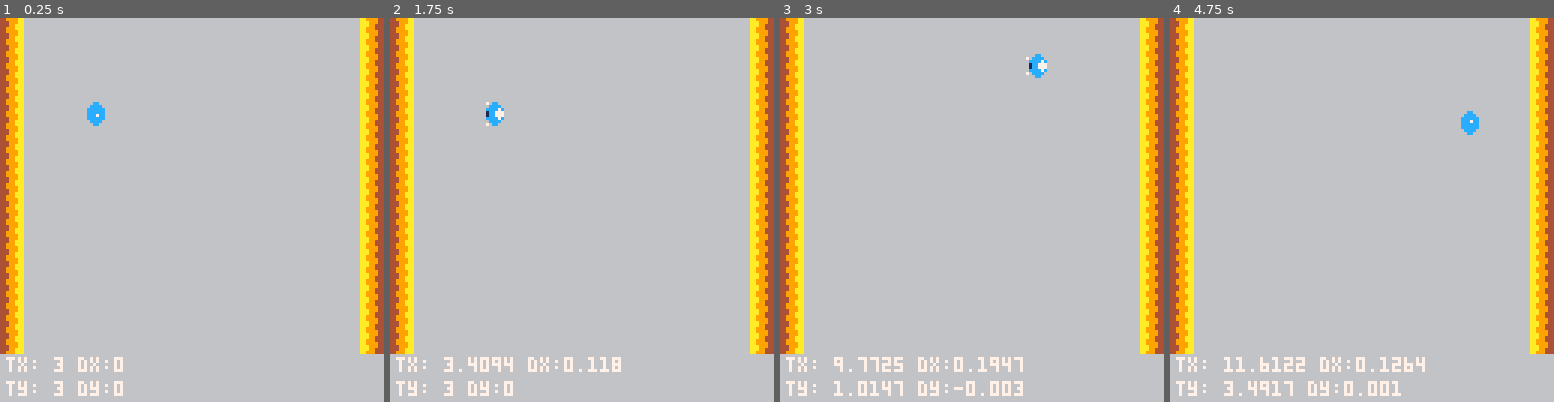
Above: before the commit, frames 1-4 (left to right).
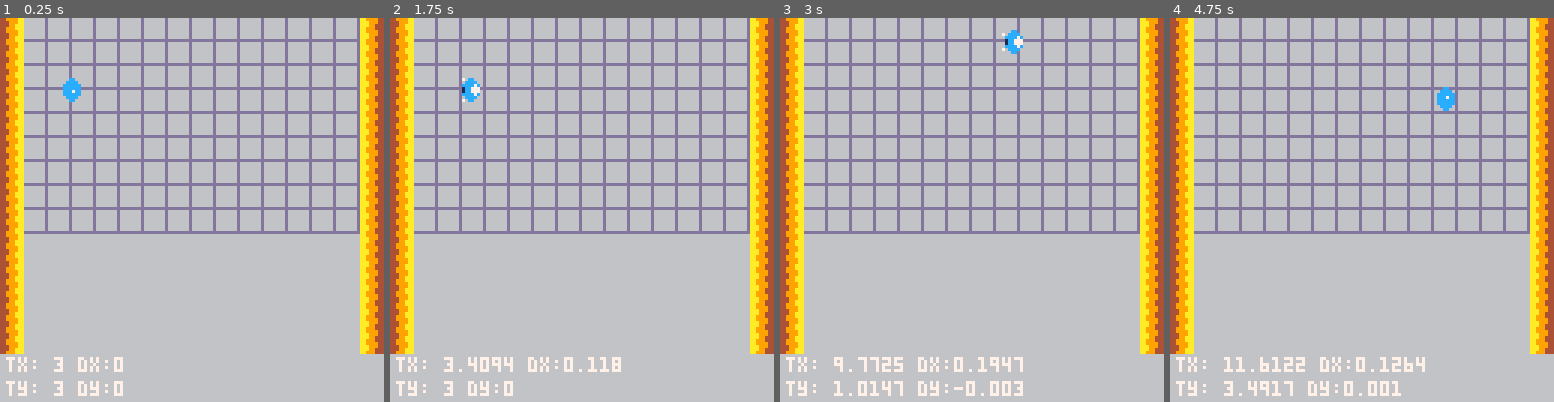
Above: after the commit, the same moments.

Repository: reorx/pico8_carts
Game: PICO-8 cartridge dodge.p8
The game is run twice, just before and just after one commit, with the same random seed, the same clock (stepped at 60 frames per second) and the same inputs.
Inputs:
- Up to frame 1 (0.25 s): no input
- Up to frame 2 (1.75 s): hold Right from 1.6 s (still down)
- Up to frame 3 (3 s): release Right at 2.1 s; hold Up 2.15-2.42 s; hold Right from 2.47 s (still down)
- Up to frame 4 (4.75 s): release Right at 3.03 s; hold Left 3.08-3.58 s; hold Down 3.63-3.97 s; hold Right 4.02-4.68 s; hold Up from 4.73 s (still down)

The runs differ from the first frame. In frame 1, 12% of the frame differs, in the area x 6-94%, y 0-57%; in frame 2, 12%; in frame 3, 12%; in frame 4, 12%.

Commit message:
bounce on solid area

Diff:
--- a/dodge.p8
+++ b/dodge.p8
@@ -2,6 +2,30 @@
 version 16
 __lua__
 -- dodge
+
+-- wall
+
+-- for any given point on the
+-- map, true if there is wall
+-- there.
+
+function is_point_solid(tx, ty)
+    -- grab the cell value
+    local v = mget(tx, ty)
+
+    -- check if flag 1 is set (the
+    -- orange toggle button in the
+    -- sprite editor)
+    return fget(v, 1)
+end
+
+function is_nearby_solid(tx, ty, w, h)
+    return
+        is_point_solid(tx-w,ty-h) or
+        is_point_solid(tx+w,ty-h) or
+        is_point_solid(tx-w,ty+h) or
+        is_point_solid(tx+w,ty+h)
+end
 
 -- define actor
 actor_type = {}
@@ -12,6 +36,8 @@
         ty = ty,
         dx = 0,
         dy = 0,
+        halfwidth = 0.5,
+        halfheight = 0.5,
         spr = 0,
         frame = 0,
         frames = 7,
@@ -24,8 +50,8 @@
 end
 
 function actor_type:draw()
-    local x = (self.tx * 8) + 4
-    local y = (self.ty * 8) + 4
+    local x = (self.tx * 8) - 4
+    local y = (self.ty * 8) - 4
     spr(self.spr + self.frame, x, y)
 end
 
@@ -65,8 +91,18 @@
     end
 
     -- update tx, ty
-    self.tx += self.dx
-    self.ty += self.dy
+    if is_nearby_solid(self.tx+self.dx, self.ty, self.halfwidth, self.halfheight) then
+        -- bounce back
+        self.dx *= -1
+    else
+        self.tx += self.dx
+    end
+    if is_nearby_solid(self.tx, self.ty+self.dy, self.halfwidth, self.halfheight) then
+        -- bounce back
+        self.dy *= -1
+    else
+        self.ty += self.dy
+    end
 
     -- inertia
     self.dx *= self.inertia
@@ -132,14 +168,14 @@
 00000000000000000000000000000000000000000000000000000000000000000000000000000000000000000000000000000000000000000000000000000000
 00000000000000000000000000000000000000000000000000000000000000000000000000000000000000000000000000000000000000000000000000000000
 00000000000000000000000000000000000000000000000000000000000000000000000000000000000000000000000000000000000000000000000000000000
-449999aaaa9999440000000000000000000000000000000000000000000000000000000000000000000000000000000000000000000000000000000000000000
-444999aaaaa999440000000000000000000000000000000000000000000000000000000000000000000000000000000000000000000000000000000000000000
-44499aaaaaa994440000000000000000000000000000000000000000000000000000000000000000000000000000000000000000000000000000000000000000
-44999aaaaa9994440000000000000000000000000000000000000000000000000000000000000000000000000000000000000000000000000000000000000000
-449999aaaa9999440000000000000000000000000000000000000000000000000000000000000000000000000000000000000000000000000000000000000000
-444999aaaaa999440000000000000000000000000000000000000000000000000000000000000000000000000000000000000000000000000000000000000000
-44499aaaaaa994440000000000000000000000000000000000000000000000000000000000000000000000000000000000000000000000000000000000000000
-44999aaaaa9994440000000000000000000000000000000000000000000000000000000000000000000000000000000000000000000000000000000000000000
+449999aaaa999944000000000000000000000000000000000000000000000000000000000000000000000000000000000000000000000000000000000000000d
+444999aaaaa99944000000000000000000000000000000000000000000000000000000000000000000000000000000000000000000000000000000000000000d
+44499aaaaaa99444000000000000000000000000000000000000000000000000000000000000000000000000000000000000000000000000000000000000000d
+44999aaaaa999444000000000000000000000000000000000000000000000000000000000000000000000000000000000000000000000000000000000000000d
+449999aaaa999944000000000000000000000000000000000000000000000000000000000000000000000000000000000000000000000000000000000000000d
+444999aaaaa99944000000000000000000000000000000000000000000000000000000000000000000000000000000000000000000000000000000000000000d
+44499aaaaaa99444000000000000000000000000000000000000000000000000000000000000000000000000000000000000000000000000000000000000000d
+44999aaaaa99944400000000000000000000000000000000000000000000000000000000000000000000000000000000000000000000000000000000dddddddd
 05050500000000000000000000000000000000000000000000000000000000000000000000000000000000000000000000000000000000000000000000000000
 05555550000000000000000000000000000000000000000000000000000000000000000000000000000000000000000000000000000000000000000000000000
 0fffff00000000000000000000000000000000000000000000000000000000000000000000000000000000000000000000000000000000000000000000000000
@@ -148,18 +184,21 @@
 03333330000000000000000000000000000000000000000000000000000000000000000000000000000000000000000000000000000000000000000000000000
 00d0d000000000000000000000000000000000000000000000000000000000000000000000000000000000000000000000000000000000000000000000000000
 0dd0dd00000000000000000000000000000000000000000000000000000000000000000000000000000000000000000000000000000000000000000000000000
+__gff__
+0000000000000000000000000000000000000000000000000000000000000000000000000000000000000000000000000202000000000000000000000000000000000000000000000000000000000000000000000000000000000000000000000000000000000000000000000000000000000000000000000000000000000000
+0000000000000000000000000000000000000000000000000000000000000000000000000000000000000000000000000000000000000000000000000000000000000000000000000000000000000000000000000000000000000000000000000000000000000000000000000000000000000000000000000000000000000000
 __map__
-3000000000000000000000000000003100000000000000000000000000000000000000000000000000000000000000000000000000000000000000000000000000000000000000000000000000000000000000000000000000000000000000000000000000000000000000000000000000000000000000000000000000000000
-3000000000000000000000000000003100000000000000000000000000000000000000000000000000000000000000000000000000000000000000000000000000000000000000000000000000000000000000000000000000000000000000000000000000000000000000000000000000000000000000000000000000000000
-3000000000000000000000000000003100000000000000000000000000000000000000000000000000000000000000000000000000000000000000000000000000000000000000000000000000000000000000000000000000000000000000000000000000000000000000000000000000000000000000000000000000000000
-3000000000000000000000000000003100000000000000000000000000000000000000000000000000000000000000000000000000000000000000000000000000000000000000000000000000000000000000000000000000000000000000000000000000000000000000000000000000000000000000000000000000000000
-3000000000000000000000000000003100000000000000000000000000000000000000000000000000000000000000000000000000000000000000000000000000000000000000000000000000000000000000000000000000000000000000000000000000000000000000000000000000000000000000000000000000000000
-3000000000000000000000000000003100000000000000000000000000000000000000000000000000000000000000000000000000000000000000000000000000000000000000000000000000000000000000000000000000000000000000000000000000000000000000000000000000000000000000000000000000000000
-3000000000000000000000000000003100000000000000000000000000000000000000000000000000000000000000000000000000000000000000000000000000000000000000000000000000000000000000000000000000000000000000000000000000000000000000000000000000000000000000000000000000000000
-3000000000000000000000000000003100000000000000000000000000000000000000000000000000000000000000000000000000000000000000000000000000000000000000000000000000000000000000000000000000000000000000000000000000000000000000000000000000000000000000000000000000000000
-3000000000000000000000000000003100000000000000000000000000000000000000000000000000000000000000000000000000000000000000000000000000000000000000000000000000000000000000000000000000000000000000000000000000000000000000000000000000000000000000000000000000000000
-3000000000000000000000000000003100000000000000000000000000000000000000000000000000000000000000000000000000000000000000000000000000000000000000000000000000000000000000000000000000000000000000000000000000000000000000000000000000000000000000000000000000000000
-3000000000000000000000000000003100000000000000000000000000000000000000000000000000000000000000000000000000000000000000000000000000000000000000000000000000000000000000000000000000000000000000000000000000000000000000000000000000000000000000000000000000000000
-3000000000000000000000000000003100000000000000000000000000000000000000000000000000000000000000000000000000000000000000000000000000000000000000000000000000000000000000000000000000000000000000000000000000000000000000000000000000000000000000000000000000000000
-3000000000000000000000000000003100000000000000000000000000000000000000000000000000000000000000000000000000000000000000000000000000000000000000000000000000000000000000000000000000000000000000000000000000000000000000000000000000000000000000000000000000000000
-3000000000000000000000000000003100000000000000000000000000000000000000000000000000000000000000000000000000000000000000000000000000000000000000000000000000000000000000000000000000000000000000000000000000000000000000000000000000000000000000000000000000000000
+303f3f3f3f3f3f3f3f3f3f3f3f3f3f3100000000000000000000000000000000000000000000000000000000000000000000000000000000000000000000000000000000000000000000000000000000000000000000000000000000000000000000000000000000000000000000000000000000000000000000000000000000
+303f3f3f3f3f3f3f3f3f3f3f3f3f3f3100000000000000000000000000000000000000000000000000000000000000000000000000000000000000000000000000000000000000000000000000000000000000000000000000000000000000000000000000000000000000000000000000000000000000000000000000000000
+303f3f3f3f3f3f3f3f3f3f3f3f3f3f3100000000000000000000000000000000000000000000000000000000000000000000000000000000000000000000000000000000000000000000000000000000000000000000000000000000000000000000000000000000000000000000000000000000000000000000000000000000
+303f3f3f3f3f3f3f3f3f3f3f3f3f3f3100000000000000000000000000000000000000000000000000000000000000000000000000000000000000000000000000000000000000000000000000000000000000000000000000000000000000000000000000000000000000000000000000000000000000000000000000000000
+303f3f3f3f3f3f3f3f3f3f3f3f3f3f3100000000000000000000000000000000000000000000000000000000000000000000000000000000000000000000000000000000000000000000000000000000000000000000000000000000000000000000000000000000000000000000000000000000000000000000000000000000
+303f3f3f3f3f3f3f3f3f3f3f3f3f3f3100000000000000000000000000000000000000000000000000000000000000000000000000000000000000000000000000000000000000000000000000000000000000000000000000000000000000000000000000000000000000000000000000000000000000000000000000000000
+303f3f3f3f3f3f3f3f3f3f3f3f3f3f3100000000000000000000000000000000000000000000000000000000000000000000000000000000000000000000000000000000000000000000000000000000000000000000000000000000000000000000000000000000000000000000000000000000000000000000000000000000
+303f3f3f3f3f3f3f3f3f3f3f3f3f3f3100000000000000000000000000000000000000000000000000000000000000000000000000000000000000000000000000000000000000000000000000000000000000000000000000000000000000000000000000000000000000000000000000000000000000000000000000000000
+303f3f3f3f3f3f3f3f3f3f3f3f3f3f3100000000000000000000000000000000000000000000000000000000000000000000000000000000000000000000000000000000000000000000000000000000000000000000000000000000000000000000000000000000000000000000000000000000000000000000000000000000
+3000000000000000000000000000003100000000000000000000000000000000000000000000000000000000000000000000000000000000000000000000000000000000000000000000000000000000000000000000000000000000000000000000000000000000000000000000000000000000000000000000000000000000
+3000000000000000000000000000003100000000000000000000000000000000000000000000000000000000000000000000000000000000000000000000000000000000000000000000000000000000000000000000000000000000000000000000000000000000000000000000000000000000000000000000000000000000
+3000000000000000000000000000003100000000000000000000000000000000000000000000000000000000000000000000000000000000000000000000000000000000000000000000000000000000000000000000000000000000000000000000000000000000000000000000000000000000000000000000000000000000
+3000000000000000000000000000003100000000000000000000000000000000000000000000000000000000000000000000000000000000000000000000000000000000000000000000000000000000000000000000000000000000000000000000000000000000000000000000000000000000000000000000000000000000
+3000000000000000000000000000003100000000000000000000000000000000000000000000000000000000000000000000000000000000000000000000000000000000000000000000000000000000000000000000000000000000000000000000000000000000000000000000000000000000000000000000000000000000
